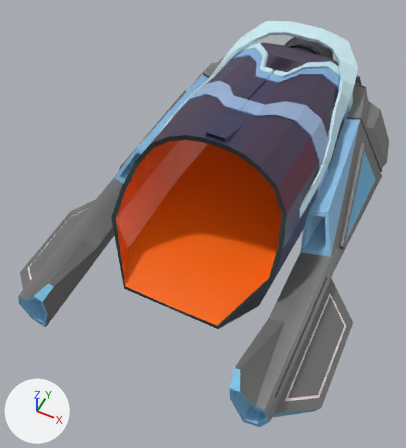
The FBX model Honours Project/Assets/Models/Ship_Main.fbx, before and after one commit.
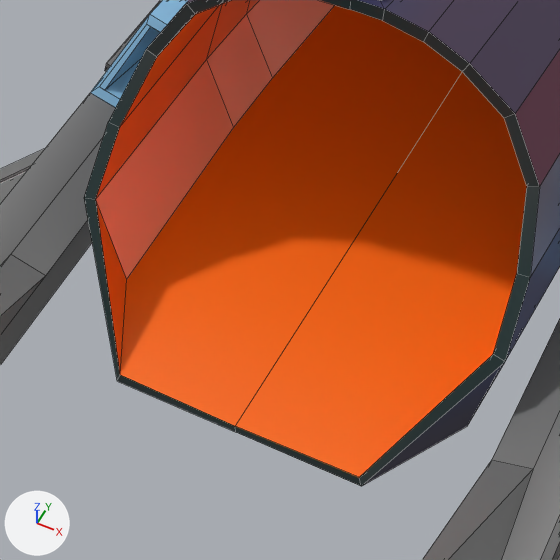
Each version appears first whole from a camera (50 mm lens) standing at (2.0, -5.18, 5.39) and looking at (-0.17, -0.84, -0.03), and next in a close-up on the part from 19% to 73% of the width and 32% to 80% of the height. Lighting does not change. The marker at lower left points along +X, +Y and +Z. The close-ups show mesh edges as thin lines. Where no turn or scale is listed for an object, it has been applied to the vertices.

Objects in the first close-up: 'Arm', 'Body'.
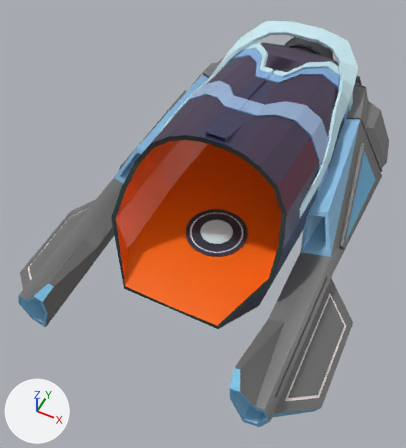
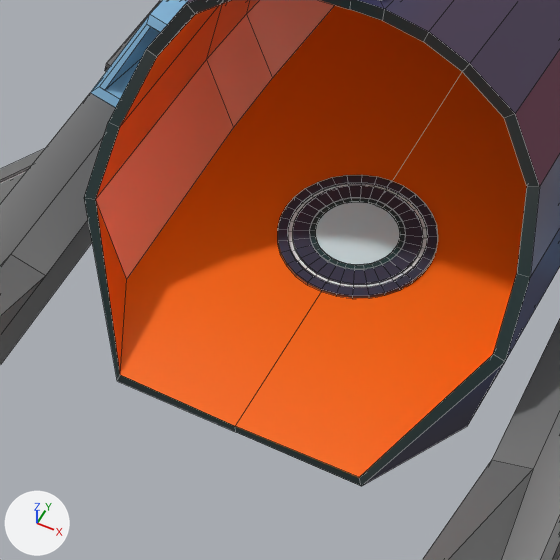
Commit message: Added a standing point to the ship model

Where the change shows, as pixel boxes (x1, y1, x2, y2) in the close-ups (560 x 560 px):
'Cylinder', added
    after: (278, 175, 438, 298)

What changed in the scene script:
```text
Add me_cylinder_002_1:
    me_cylinder_002_1.from_pydata(...)  # 320 vertices, 290 faces; spans x -0.402..0.402, y -1.795..-0.99, z -0.176..-0.145
    me_cylinder_002_1.materials.append(mat_material)  # picture img_ship_main_png
Add ob_cylinder:
    ob_cylinder = bpy.data.objects.new('Cylinder', me_cylinder_002_1)
    ob_cylinder.location = (0.0, 0.6, 0.0)
```
